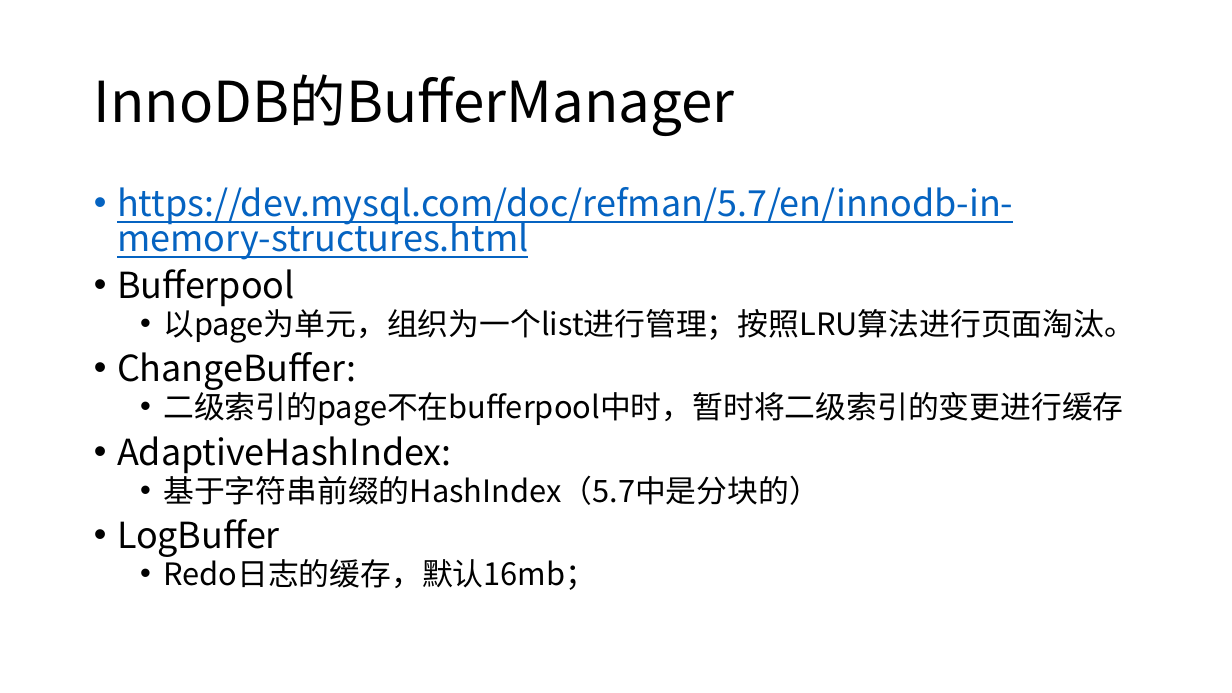
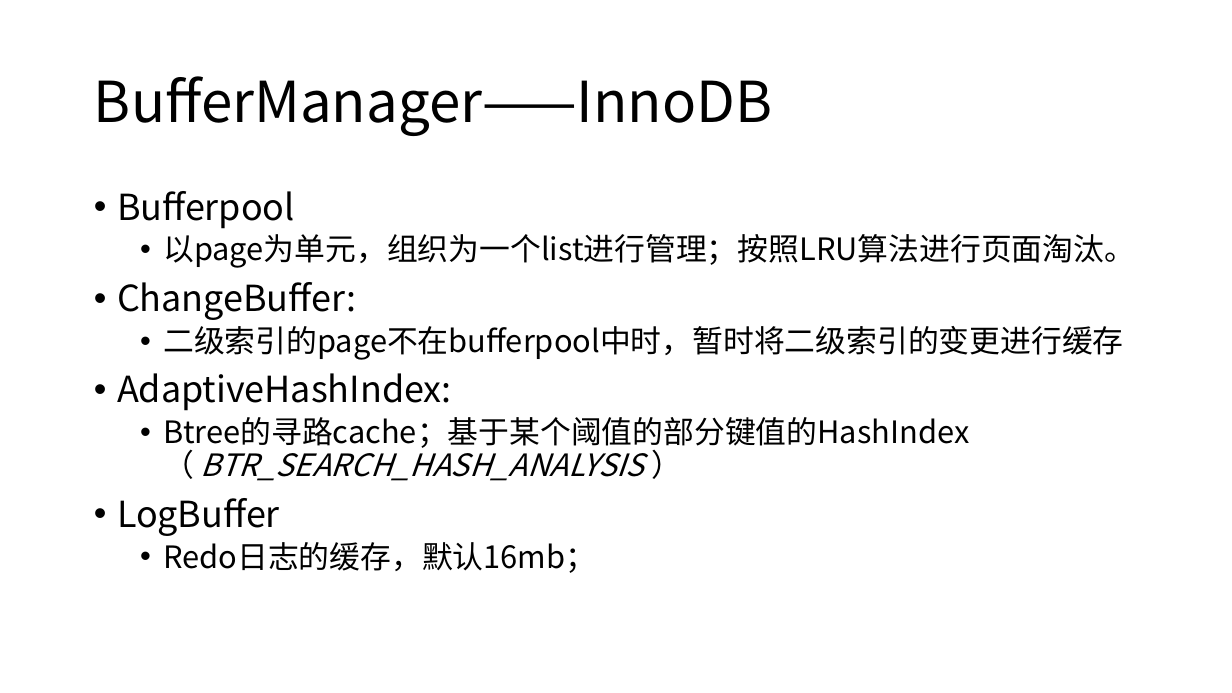
Before and after one commit to yummyliu/papers, a slide deck: slide 11 of 工作分享.pptx (slide 16 before the commit). Drawn at 1232x693 pixels with LibreOffice and Linux fonts; fonts in the diff are those of the drawing. Boxes give left, top, right and bottom in pixels: in the first picture for what was removed or moved away, otherwise in the second. Text is boxed around its words. In the diff, an @@ line names an element or a change of style, - is before the commit and + after.

```diff
--- a/工作分享.pptx
+++ b/工作分享.pptx
@@ title at (94, 76, 773, 136): text changed @@
-InnoDB的BufferManager
+BufferManager——InnoDB
@@ text at (117, 187, 1013, 260): paragraph removed @@
-• https://dev.mysql.com/doc/refman/5.7/en/innodb-in-memory-structures.html
@@ text at (117, 191, 1135, 573): line spacing 0.8 to 0.9 @@
@@ text at (163, 417, 969, 481): text changed @@
-  • 基于字符串前缀的HashIndex（5.7中是分块的）
+  • Btree的寻路cache；基于某个阈值的部分键值的HashIndex（ BTR_SEARCH_HASH_ANALYSIS ）
```
Also in this commit, not shown: 19 other slides changed, 7 slides added, 8 slides removed.
